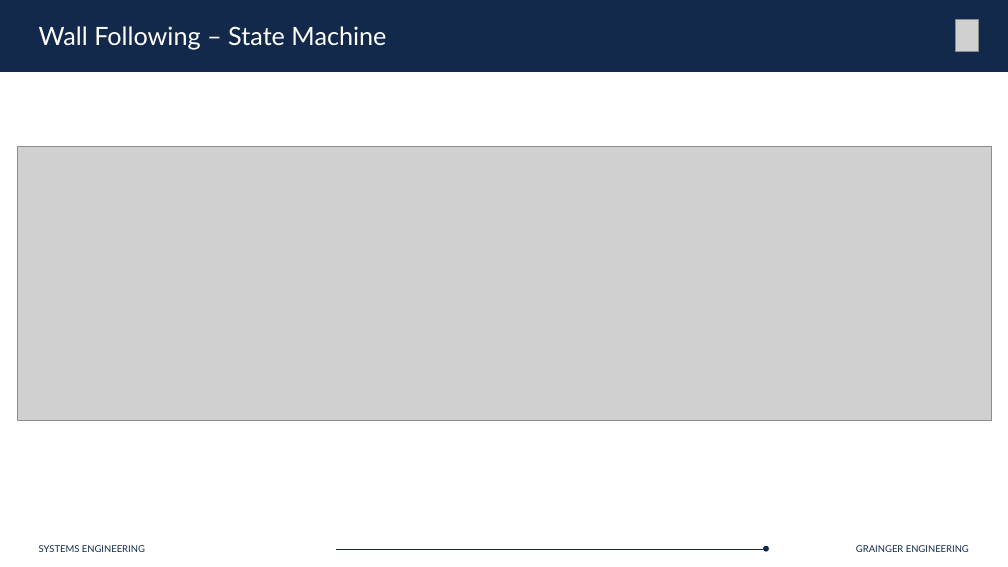
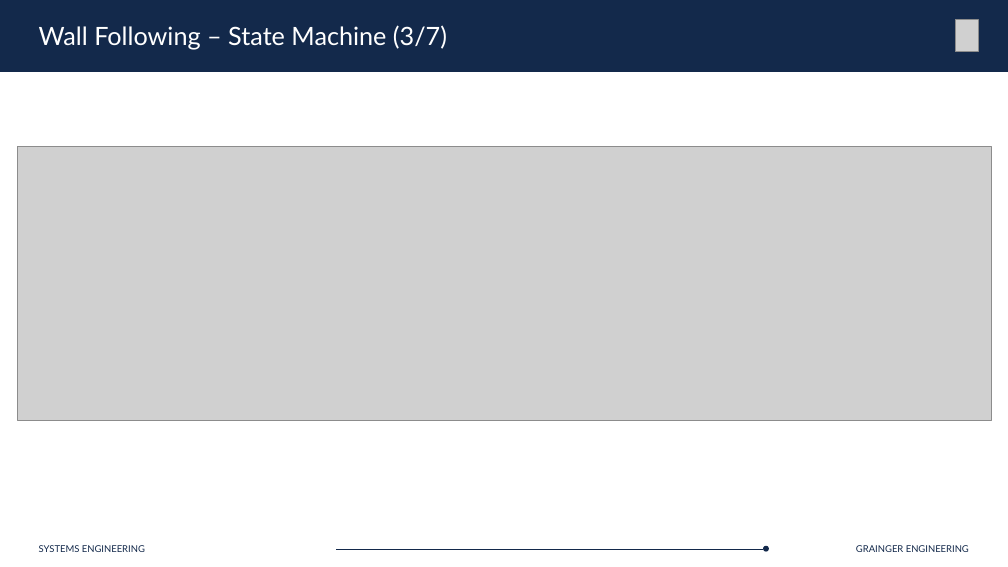
Before and after one commit to Marius-Juston/SE-423---Class-Material, a slide deck: slide 37 of Lectures/Slides/L14.pptx. Drawn at 1008x567 pixels with LibreOffice and Linux fonts; fonts in the diff are those of the drawing; grey boxes stand for pictures. Boxes give left, top, right and bottom in pixels: in the first picture for what was removed or moved away, otherwise in the second. Text is boxed around its words. In the diff, an @@ line names an element or a change of style, - is before the commit and + after.

```diff
--- a/Lectures/Slides/L14.pptx
+++ b/Lectures/Slides/L14.pptx
@@ title at (x1=39, y1=25, x2=447, y2=50): text changed @@
-Wall Following – State Machine
+Wall Following – State Machine (3/7)
```
Also in this commit, not shown: 37 other slides changed, 19 other files.
